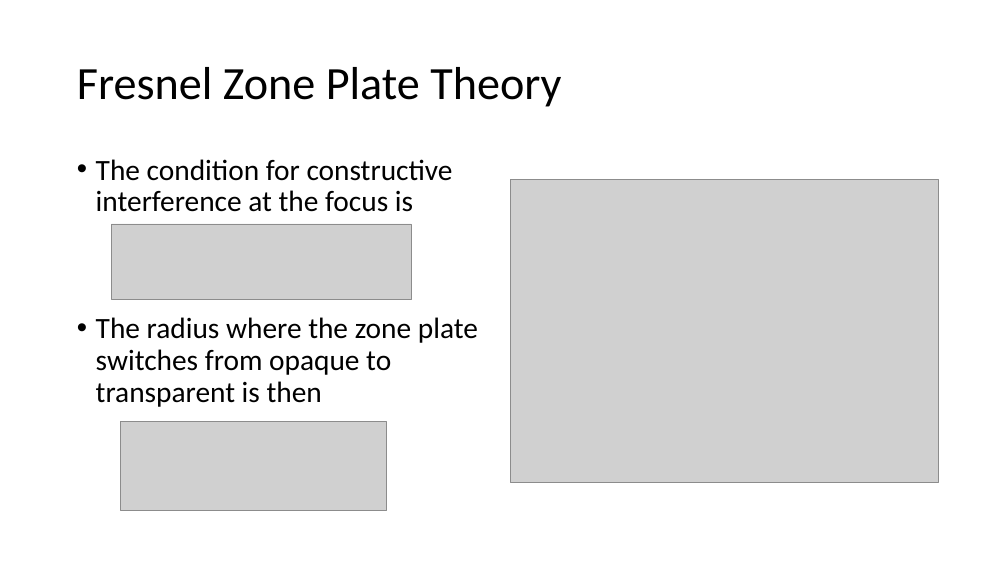
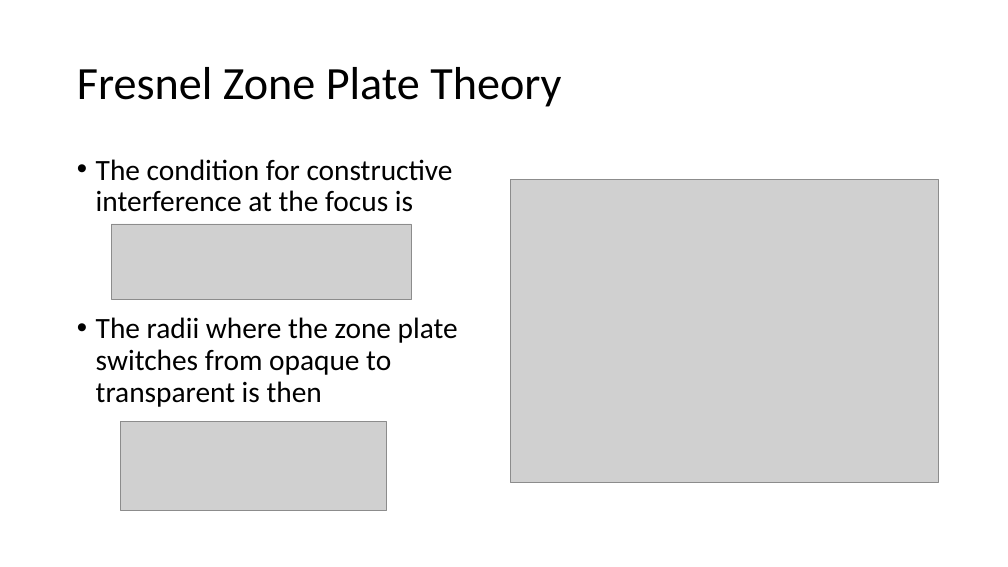
Before and after one commit to byrdie/EELE582_OpticalDesign, a slide deck: slide 4 of FinalProject/presentation/EUV Solar Telescope.pptx. Drawn at 1008x567 pixels with LibreOffice and Linux fonts; fonts in the diff are those of the drawing; grey boxes stand for pictures. Boxes give left, top, right and bottom in pixels: in the first picture for what was removed or moved away, otherwise in the second. Text is boxed around its words. In the diff, an @@ line names an element or a change of style, - is before the commit and + after.

Commit message:
Updated presentation

```diff
--- a/FinalProject/presentation/EUV Solar Telescope.pptx
+++ b/FinalProject/presentation/EUV Solar Telescope.pptx
@@ text at [96, 317, 458, 407]: text changed @@
-• The radius where the zone plate switches from opaque to transparent is then
+• The radii where the zone plate switches from opaque to transparent is then
```
Also in this commit, not shown: 4 slides added.
